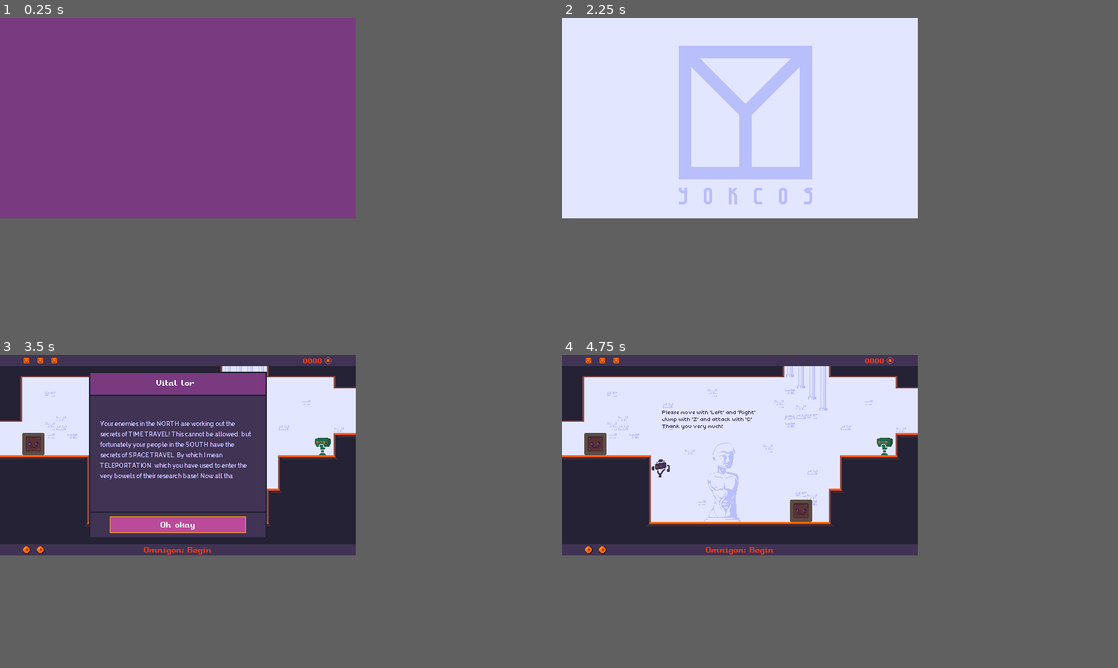
Above: before the commit, frames 1-4 (two rows, left to right).
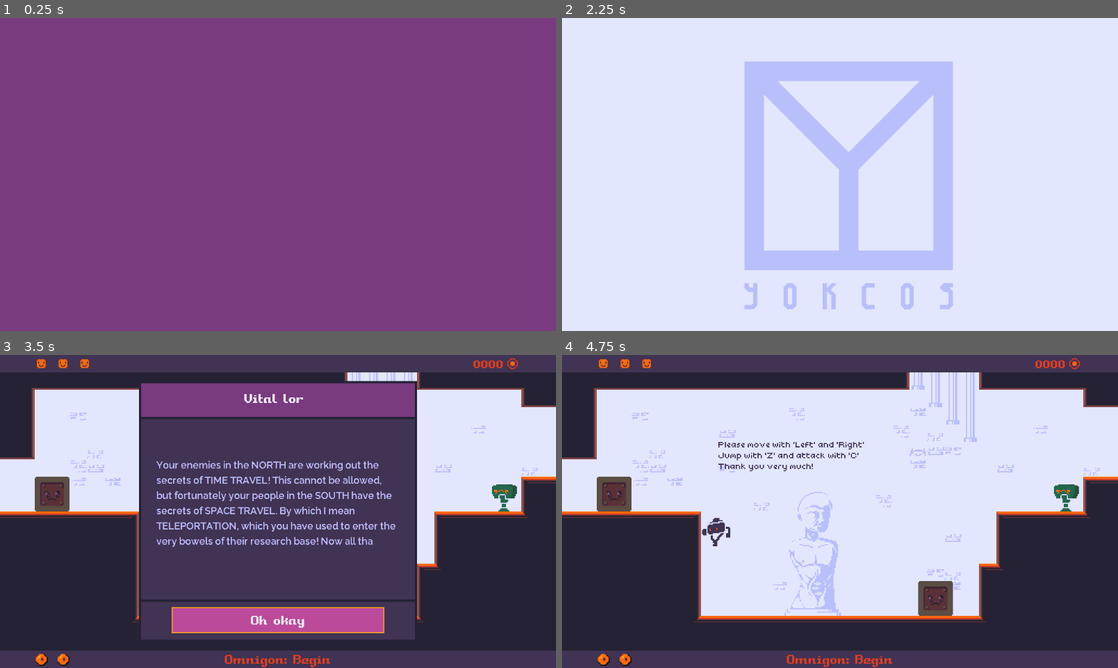
Above: after the commit, the same moments.

Repository: yokcos/omnigon
Game: Godot game, scene res://ui/intro.tscn
Two runs of this game, one before a commit and one after it. Both use one fixed random seed, a clock stepped at 60 frames per second and the inputs below.
Inputs (mouse positions are in pixels of both pictures, inside the frame that each line leads up to):
- Up to frame 1 (0.25 s): no input
- Up to frame 2 (2.25 s): tap Enter (ui_accept) at 0.5, 1.25, 2 s; move the mouse to (817, 108) at 0.52 s; hold C (attack) 0.53-1.28 s; hold Right (move_right) 0.53-2.03 s; click (817, 108) at 0.67 s; tap Z (jump) at 0.77, 1.52 s; move the mouse to (667, 127) at 1.27 s; tap D (interact) at 1.35 s; move the mouse to (773, 74) at 2.02 s; hold Left (move_left) from 2.03 s (still down); hold A (shift) from 2.03 s (still down)
- Up to frame 3 (3.5 s): move the mouse to (161, 495) at 2.77 s; release Left (move_left) at 2.78 s; release A (shift) at 2.78 s; hold Right (move_right) from 2.78 s (still down); tap P (test) at 2.85 s; click (161, 495) at 2.92 s; tap Z (jump) at 3.02 s
- Up to frame 4 (4.75 s): move the mouse to (845, 486) at 3.52 s; hold C (attack) 3.53-4.28 s; tap Z (jump) at 3.77, 4.52 s; move the mouse to (634, 423) at 4.27 s; release Right (move_right) at 4.28 s; hold Left (move_left) from 4.28 s (still down); tap D (interact) at 4.35 s
In our replay, the window is 512x288 before the commit and 800x450 after it. These sizes can differ from the game's own. Grey fills any space a smaller window leaves; there, only what the larger window draws over its background counts as a difference.

The runs differ from the first frame. In frame 1, only the window size differs. In frame 2, 15% of the frame differs, in the area x 21-71%, y 8-94%; in frame 3, 63%, in the area x 0-100%, y 0-100%; in frame 4, 54%.

Commit message:
detlef now explains more

Diff:
--- a/project.godot
+++ b/project.godot
@@ -140,7 +140,7 @@
 
 window/size/width=512
 window/size/height=288
-window/stretch/mode="viewport"
+window/stretch/mode="2d"
 window/stretch/aspect="keep"
 
 [importer_defaults]
--- a/props/detlef.tscn
+++ b/props/detlef.tscn
@@ -64,7 +64,10 @@
 thru_walls = true
 title = "sayeth Detlef Fishlass"
 text = "Tiny one. Go not further.
-Game beyond has not been made."
+Game beyond has not been made.
+
+Speak to me. What should be in next rooms?"
+egress = "I'll come back later"
 
 [node name="sprite" type="Sprite" parent="."]
 texture = ExtResource( 3 )
